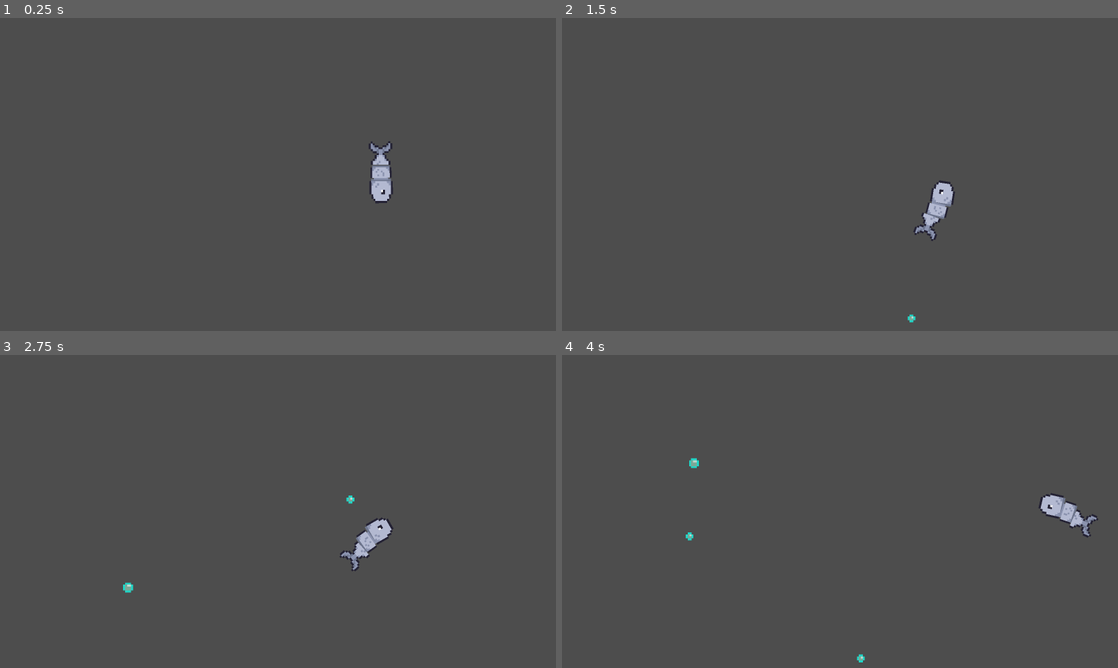
Above: before the commit, frames 1-4 (two rows, left to right).
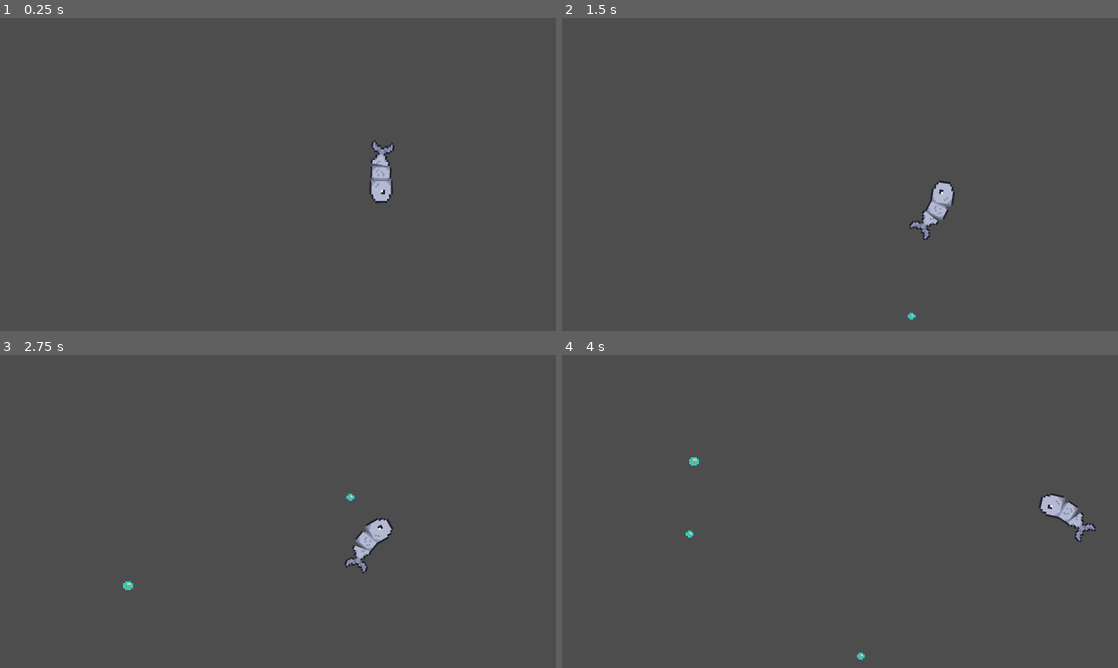
Above: after the commit, the same moments.

Repository: EduKMilke/projetos-aleat-rios
Game: Godot game, scene res://cenas/jogo.tscn
Two runs of this game, one before a commit and one after it. Both use one fixed random seed, a clock stepped at 60 frames per second and the inputs below.
Inputs (mouse positions are in pixels of both pictures, inside the frame that each line leads up to):
- Up to frame 1 (0.25 s): no input
- Up to frame 2 (1.5 s): move the mouse to (962, 158) at 0.52 s; hold Right (ui_right) 0.53-1.28 s; click (962, 158) at 0.67 s; move the mouse to (639, 293) at 1.27 s; hold Left (ui_left) from 1.28 s (still down); click (639, 293) at 1.42 s
- Up to frame 3 (2.75 s): move the mouse to (311, 589) at 2.02 s; release Left (ui_left) at 2.03 s; hold Right (ui_right) from 2.03 s (still down); click (311, 589) at 2.17 s
- Up to frame 4 (4 s): move the mouse to (812, 574) at 2.77 s; release Right (ui_right) at 2.78 s; hold Up (ui_up) 2.78-3.53 s; click (812, 574) at 2.92 s; move the mouse to (712, 586) at 3.52 s; hold Left (ui_left) from 3.53 s (still down); click (712, 586) at 3.67 s

The runs differ from the first frame. In frame 1, 0.1% of the frame differs, in the area x 66-71%, y 39-52%; in frame 2, 0.3%; in frame 3, 0.4%; in frame 4, 0.4%, in the area x 22-97%, y 32-99%.

Commit message:
atlz caranguejo e move peixe

Diff:
--- a/whey/obj/boia.tscn
+++ b/whey/obj/boia.tscn
@@ -13,6 +13,10 @@
 script = ExtResource("2_vnsh1")
 
 [node name="Sprite2D" type="Sprite2D" parent="."]
+light_mask = 512
+visibility_layer = 512
+position = Vector2(0, -1)
+scale = Vector2(1, 0.875)
 texture = ExtResource("3_ebq6l")
 
 [node name="Area2D" type="Area2D" parent="."]
--- /dev/null
+++ b/whey/obj/caranguejo.tscn
@@ -0,0 +1,138 @@
+[gd_scene load_steps=19 format=3 uid="uid://00f43nerw7fe"]
+
+[ext_resource type="Script" uid="uid://df2oygq1noce" path="res://script/caranguejo.gd" id="1_mwp86"]
+[ext_resource type="Texture2D" uid="uid://br01v8eprf8qu" path="res://assets/carangajo.png" id="1_rj5hd"]
+
+[sub_resource type="RectangleShape2D" id="RectangleShape2D_mwp86"]
+
+[sub_resource type="AtlasTexture" id="AtlasTexture_ufux8"]
+atlas = ExtResource("1_rj5hd")
+region = Rect2(16, 0, 16, 16)
+
+[sub_resource type="AtlasTexture" id="AtlasTexture_6qfsi"]
+atlas = ExtResource("1_rj5hd")
+region = Rect2(0, 0, 16, 16)
+
+[sub_resource type="AtlasTexture" id="AtlasTexture_e4dv2"]
+atlas = ExtResource("1_rj5hd")
+region = Rect2(32, 16, 16, 16)
+
+[sub_resource type="AtlasTexture" id="AtlasTexture_wtwag"]
+atlas = ExtResource("1_rj5hd")
+region = Rect2(48, 16, 16, 16)
+
+[sub_resource type="AtlasTexture" id="AtlasTexture_fn5s6"]
+atlas = ExtResource("1_rj5hd")
+region = Rect2(48, 32, 16, 16)
+
+[sub_resource type="AtlasTexture" id="AtlasTexture_7ox74"]
+atlas = ExtResource("1_rj5hd")
+region = Rect2(32, 32, 16, 16)
+
+[sub_resource type="AtlasTexture" id="AtlasTexture_w462h"]
+atlas = ExtResource("1_rj5hd")
+region = Rect2(16, 32, 16, 16)
+
+[sub_resource type="AtlasTexture" id="AtlasTexture_2xuoo"]
+atlas = ExtResource("1_rj5hd")
+region = Rect2(0, 32, 16, 16)
+
+[sub_resource type="AtlasTexture" id="AtlasTexture_b0hbw"]
+atlas = ExtResource("1_rj5hd")
+region = Rect2(0, 48, 16, 16)
+
+[sub_resource type="AtlasTexture" id="AtlasTexture_0ku0n"]
+atlas = ExtResource("1_rj5hd")
+region = Rect2(16, 48, 16, 16)
+
+[sub_resource type="AtlasTexture" id="AtlasTexture_ot313"]
+atlas = ExtResource("1_rj5hd")
+region = Rect2(32, 0, 16, 16)
+
+[sub_resource type="AtlasTexture" id="AtlasTexture_d1824"]
+atlas = ExtResource("1_rj5hd")
+region = Rect2(48, 0, 16, 16)
+
+[sub_resource type="AtlasTexture" id="AtlasTexture_s3unm"]
+atlas = ExtResource("1_rj5hd")
+region = Rect2(0, 16, 16, 16)
+
+[sub_resource type="AtlasTexture" id="AtlasTexture_cldcc"]
+atlas = ExtResource("1_rj5hd")
+region = Rect2(16, 16, 16, 16)
+
+[sub_resource type="SpriteFrames" id="SpriteFrames_6wju6"]
+animations = [{
+"frames": [{
+"duration": 1.0,
+"texture": SubResource("AtlasTexture_ufux8")
+}, {
+"duration": 1.0,
+"texture": SubResource("AtlasTexture_6qfsi")
+}],
+"loop": true,
+"name": &"anda",
+"speed": 5.0
+}, {
+"frames": [{
+"duration": 1.0,
+"texture": SubResource("AtlasTexture_e4dv2")
+}, {
+"duration": 1.0,
+"texture": SubResource("AtlasTexture_wtwag")
+}, {
+"duration": 1.0,
+"texture": SubResource("AtlasTexture_fn5s6")
+}, {
+"duration": 1.0,
+"texture": SubResource("AtlasTexture_7ox74")
+}, {
+"duration": 1.0,
+"texture": SubResource("AtlasTexture_w462h")
+}, {
+"duration": 1.0,
+"texture": SubResource("AtlasTexture_2xuoo")
+}, {
+"duration": 1.0,
+"texture": SubResource("AtlasTexture_b0hbw")
+}, {
+"duration": 1.0,
+"texture": SubResource("AtlasTexture_0ku0n")
+}],
+"loop": true,
+"name": &"parado",
+"speed": 5.0
+}, {
+"frames": [{
+"duration": 1.0,
+"texture": SubResource("AtlasTexture_ot313")
+}, {
+"duration": 1.0,
+"texture": SubResource("AtlasTexture_d1824")
+}, {
+"duration": 1.0,
+"texture": SubResource("AtlasTexture_s3unm")
+}, {
+"duration": 1.0,
+"texture": SubResource("AtlasTexture_cldcc")
+}],
+"loop": true,
+"name": &"parado2",
+"speed": 5.0
+}]
+
+[node name="CharacterBody2D" type="CharacterBody2D"]
+scale = Vector2(0.7998894, 0.70547)
+collision_layer = 0
+collision_mask = 0
+script = ExtResource("1_mwp86")
+
+[node name="CollisionShape2D" type="CollisionShape2D" parent="."]
+light_mask = 0
+visibility_layer = 2
+shape = SubResource("RectangleShape2D_mwp86")
+
+[node name="AnimatedSprite2D" type="AnimatedSprite2D" parent="."]
+sprite_frames = SubResource("SpriteFrames_6wju6")
+animation = &"anda"
+frame_progress = 0.955319
--- /dev/null
+++ b/whey/obj/loja.tscn
@@ -0,0 +1,7 @@
+[gd_scene format=3 uid="uid://coavfl2r4g620"]
+
+[node name="Node2D" type="Node2D"]
+
+[node name="Button" type="Button" parent="."]
+offset_right = 8.0
+offset_bottom = 8.0
--- /dev/null
+++ b/whey/script/caranguejo.gd
@@ -0,0 +1,50 @@
+extends CharacterBody2D
+
+const MOVE_SPEED:float = 2.0
+
+enum State { MOVING_TO_TARGET, IDLE, MOVING_TO_SLA }
+var estado = State.MOVING_TO_TARGET
+
+var screen_width: float
+var screen_height: float
+var alvo: Vector2 = Vector2.ZERO
+var sla: float
+var r_spr: int = randi_range(0, 1)
+var sprs: Array[String] = ["parado2", "parado"]
+@onready var spr: AnimatedSprite2D = $AnimatedSprite2D
+
+func _ready() -> void:
+	sla = position.x
+	var viewport_size = get_viewport_rect().size
+	screen_width = viewport_size.x
+	screen_height = viewport_size.y
+	spr.play("anda")
+	alvo.x = randf_range(10.0, screen_width - 10.0)
+	alvo.y = screen_height - 6
+
+func _physics_process(delta: float) -> void:
+	var step = MOVE_SPEED * delta * 60.0
+	match estado: #descobri que o match é tipo um switch
+		State.MOVING_TO_TARGET:
+			position = position.move_toward(alvo, step)
+			if position.is_equal_approx(alvo):
+				estado = State.IDLE
+				spr.stop()
+				spr.play(sprs[r_spr])
+				espera_v()
+
+		State.IDLE:
+			pass
+		State.MOVING_TO_SLA:
+			var return_location = Vector2(sla, position.y)
+			position = position.move_toward(return_location, step)
+
+			if position.is_equal_approx(return_location):
+				queue_free()
+
+func  espera_v() -> void:
+
+	await get_tree().create_timer(3.2).timeout
+	if estado == State.IDLE:
+		estado = State.MOVING_TO_SLA
+		spr.play("anda")
--- a/whey/script/gera_bolha.gd
+++ b/whey/script/gera_bolha.gd
@@ -2,7 +2,7 @@
 
 @onready var bolha = preload("res://obj/boia.tscn")
 @onready var polvo = preload("res://obj/polvo.tscn")
-
+@onready var caran=preload("res://obj/caranguejo.tscn")
 var l_tela = 0
 var local = 0
 var localpx=0
@@ -17,9 +17,11 @@
 
 	gerando_b()
 	gerando_p()
+	gerando_c()
 func gerando_p() -> void:
+	randomize()
 	while true:
-		randomize()
+
 		var _lugarx =randf_range(-20,20+al_tela)
 		var _lugary =randf_range(-20,al_tela+20)
 		var _ly2=[-20,al_tela+20]
@@ -35,6 +37,17 @@
 		add_child(polvo_i )
 		polvo_i .position.x = _lugarx
 		polvo_i .position.y = _lugary
+func gerando_c()->void:
+	while true:
+		var possible_x_positions = [-10, l_tela + 10]
+		var random_x = possible_x_positions[randi_range(0, 1)]
+		var spawn_y = al_tela-6
+		var caran_i = caran.instantiate()
+		tempo_p = randf_range(5, 12)
+		await get_tree().create_timer(tempo_p).timeout
+		add_child(caran_i)
+		caran_i.position.x = random_x
+		caran_i.position.y = spawn_y
 
 func gerando_b() -> void:
 	while true:
--- a/whey/script/peixe.gd
+++ b/whey/script/peixe.gd
@@ -11,8 +11,8 @@
 
 	var loc = Vector2(dist, 0).rotated(cab.rotation)
 	meio.position = lerp(meio.position,cab.position + loc,desloc)
-	meio.rotation = lerp_angle(meio.rotation,cab.rotation,0.5)
+	meio.rotation = lerp_angle(meio.rotation,cab.rotation,0.22)
 
 	var loc2 = Vector2(dist, 0).rotated(meio.rotation)
 	fim.position = lerp(fim.position,meio.position + loc2,desloc*1.2)
-	fim.rotation = lerp_angle(fim.rotation,meio.rotation,0.5)
+	fim.rotation = lerp_angle(fim.rotation,meio.rotation,0.22)
Binary file added: whey/assets/carangajo.png
Not shown, added: whey/assets/carangajo.png.import
Not shown: 1 places in whey/obj/peixe.tscn that only renumber resources
Not shown, added: whey/script/caranguejo.gd.uid
